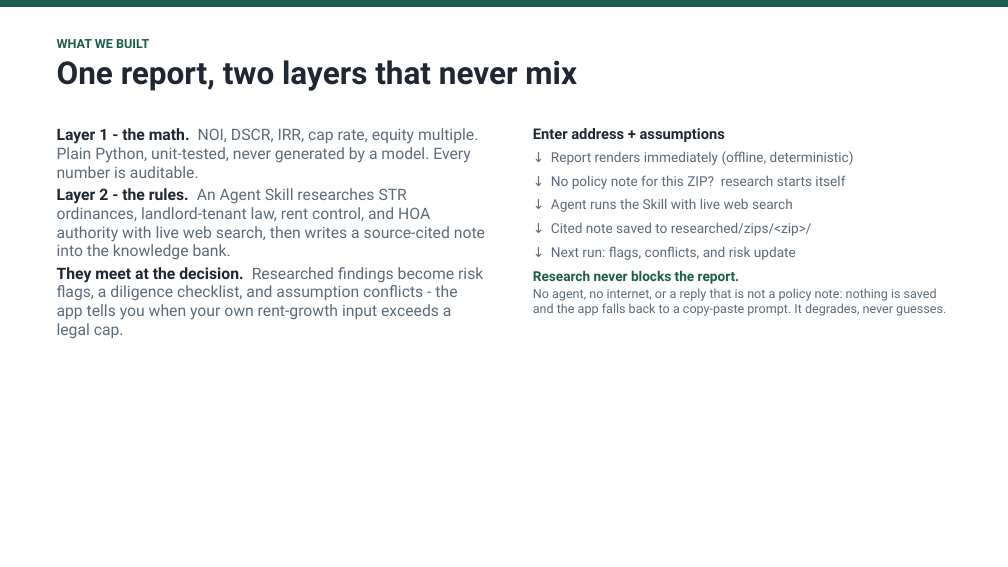
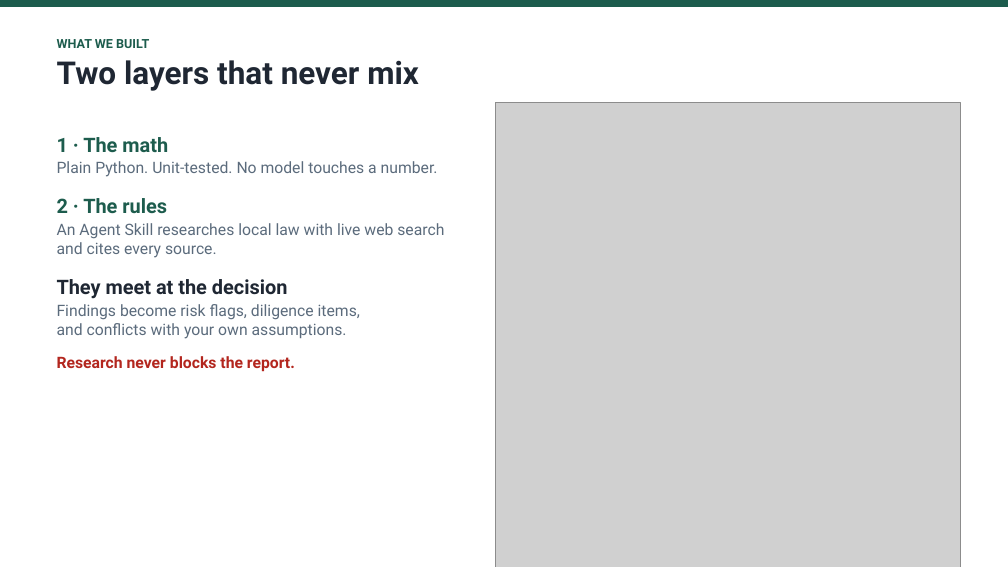
Before and after one commit to AsisNath/Real-Estate-Investment-Decision-Support, a slide deck: slide 3 of docs/submission/NorthStar-Presentation.pptx. Drawn at 1008x567 pixels with LibreOffice and Linux fonts; fonts in the diff are those of the drawing; grey boxes stand for pictures. Boxes give left, top, right and bottom in pixels: in the first picture for what was removed or moved away, otherwise in the second. Text is boxed around its words. In the diff, an @@ line names an element or a change of style, - is before the commit and + after.

```diff
--- a/docs/submission/NorthStar-Presentation.pptx
+++ b/docs/submission/NorthStar-Presentation.pptx
@@ text at <box>57,60,419,91</box>: text changed @@
-One report, two layers that never mix
+Two layers that never mix
@@ picture added at <box>495,102,960,567</box> @@
@@ text at <box>57,137,444,372</box>: text changed @@
-Layer 1 - the math. NOI, DSCR, IRR, cap rate, equity multiple. Plain Python, unit-tested, never generated by a model. Every number is auditable.
-Layer 2 - the rules. An Agent Skill researches STR ordinances, landlord-tenant law, rent control, and HOA authority with live web search, then writes a source-cited note into the knowledge bank.
-They meet at the decision. Researched findings become risk flags, a diligence checklist, and assumption conflicts - the app tells you when your own rent-growth input exceeds a legal cap.
+1 · The math
+Plain Python. Unit-tested. No model touches a number.
+2 · The rules
+An Agent Skill researches local law with live web search
+and cites every source.
+They meet at the decision
+Findings become risk flags, diligence items,
+and conflicts with your own assumptions.
+Research never blocks the report.
@@ text removed at <box>533,128,946,316</box> @@
-Enter address + assumptions
-↓ Report renders immediately (offline, deterministic)
-↓ No policy note for this ZIP? research starts itself
-↓ Agent runs the Skill with live web search
-↓ Cited note saved to researched/zips/<zip>/
-↓ Next run: flags, conflicts, and risk update
-Research never blocks the report.
-No agent, no internet, or a reply that is not a policy note: nothing is saved and the app falls back to a copy-paste prompt. It degrades, never guesses.
```
Also in this commit, not shown: 2 other slides changed, 1 slide added, 1 slide removed, 4 other files.
